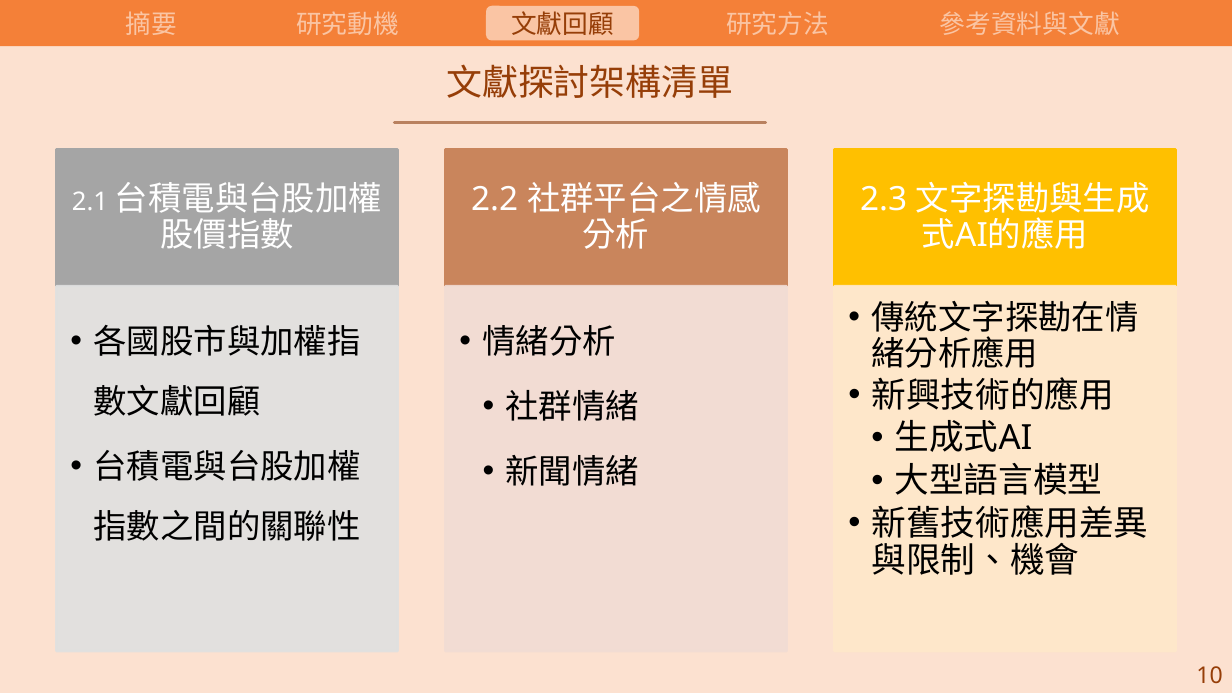
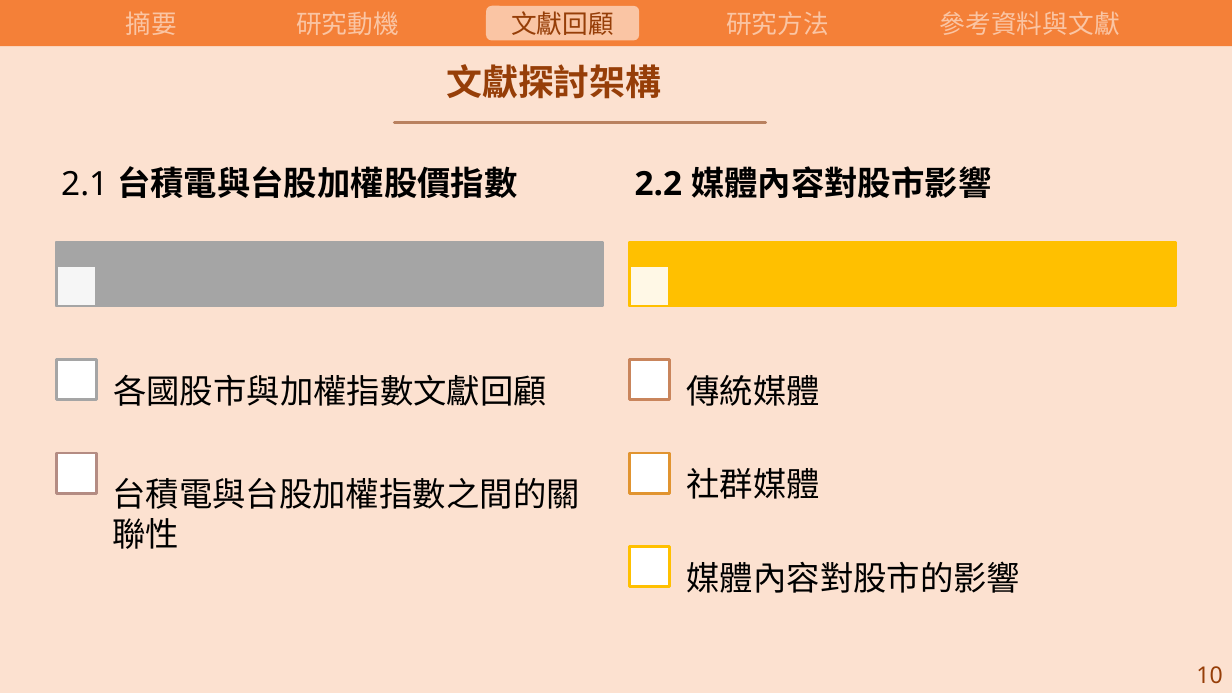
Before and after one commit to carina419/NTUST, a slide deck: slide 14 of 112-2/MI6006701 研究方法/研究方法期末報告.pptx (slide 16 before the commit). Drawn at 1232x693 pixels with LibreOffice and Linux fonts; fonts in the diff are those of the drawing. Boxes give left, top, right and bottom in pixels: in the first picture for what was removed or moved away, otherwise in the second. Text is boxed around its words. In the diff, an @@ line names an element or a change of style, - is before the commit and + after.

```diff
--- a/112-2/MI6006701 研究方法/研究方法期末報告.pptx
+++ b/112-2/MI6006701 研究方法/研究方法期末報告.pptx
@@ text at box(446, 64, 661, 99): text changed; bold on @@
-文獻探討架構清單
+文獻探討架構
@@ text "2.1 台積電與台股加權股價指數": place and size @@
-text "2.1 台積電與台股加權股價指數" at box(72, 182, 382, 249)
+text "2.1 台積電與台股加權股價指數" at box(61, 166, 518, 198)
@@ text "2.1 台積電與台股加權股價指數" at box(61, 166, 518, 198): size 20 to 26 pt in "2.1"; text colour #FFFFFF to #000000; bold on in "台積電與台股加權股價指數"; alignment centre to left @@
@@ rectangle: place and size @@
-rectangle at box(56, 150, 397, 287)
+rectangle at box(56, 242, 603, 307)
@@ rectangle: place and size @@
-rectangle at box(835, 150, 1176, 287)
+rectangle at box(629, 242, 1176, 307)
@@ text at box(94, 325, 361, 416): paragraph removed @@
-  • 各國股市與加權指數文獻回顧
@@ group removed at box(56, 150, 1176, 652): 4 rectangles, 4 texts @@
-2.2 社群平台之情感分析
-  • 情緒分析
-    • 社群情緒
-    • 新聞情緒
-2.3 文字探勘與生成式AI的應用
-  • 傳統文字探勘在情緒分析應用
-  • 新興技術的應用
-    • 生成式AI
-    • 大型語言模型
-  • 新舊技術應用差異與限制、機會
@@ text "台積電與台股加權指數之間的關聯性": place and size @@
-text "台積電與台股加權指數之間的關聯性" at box(94, 325, 361, 541)
+text "台積電與台股加權指數之間的關聯性" at box(112, 478, 580, 549)
@@ text "台積電與台股加權指數之間的關聯性" at box(112, 478, 580, 549): bullet • to none; list level 2 to 1 in "台積電與台股加權指數之間的關聯性"; line spacing 1.5 to 1; vertical alignment top to middle @@
@@ group added at box(56, 166, 1021, 593): 7 rectangles, 5 texts @@
+各國股市與加權指數文獻回顧
+2.2 媒體內容對股市影響
+  傳統媒體
+  社群媒體
+  媒體內容對股市的影響
```
Also in this commit, not shown: 9 other slides changed, 6 slides added, 17 slides removed, 1 other file.
